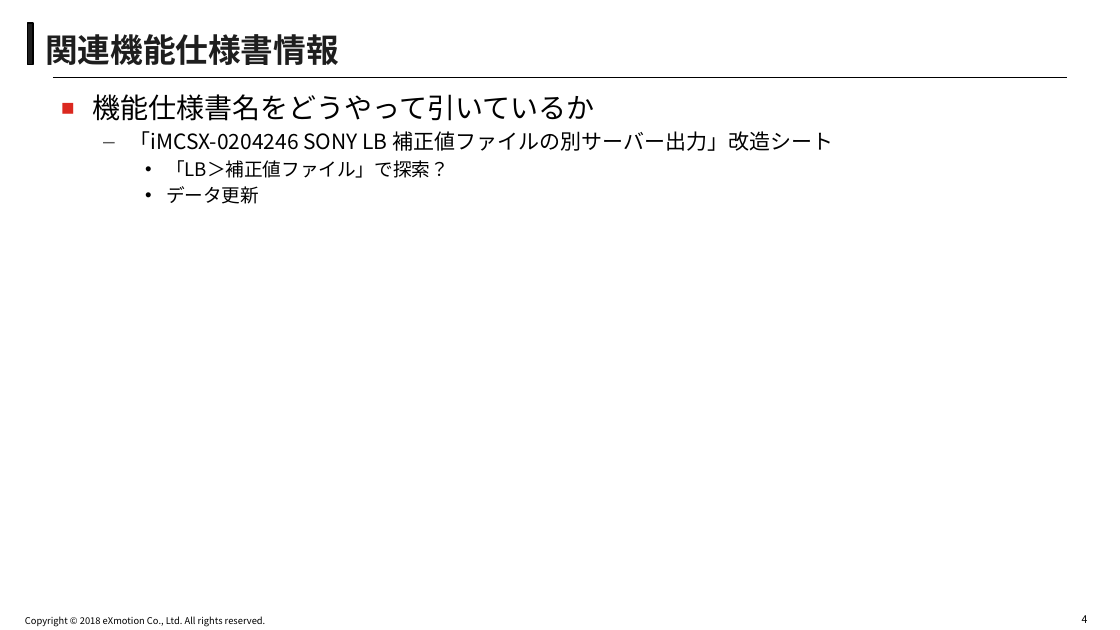
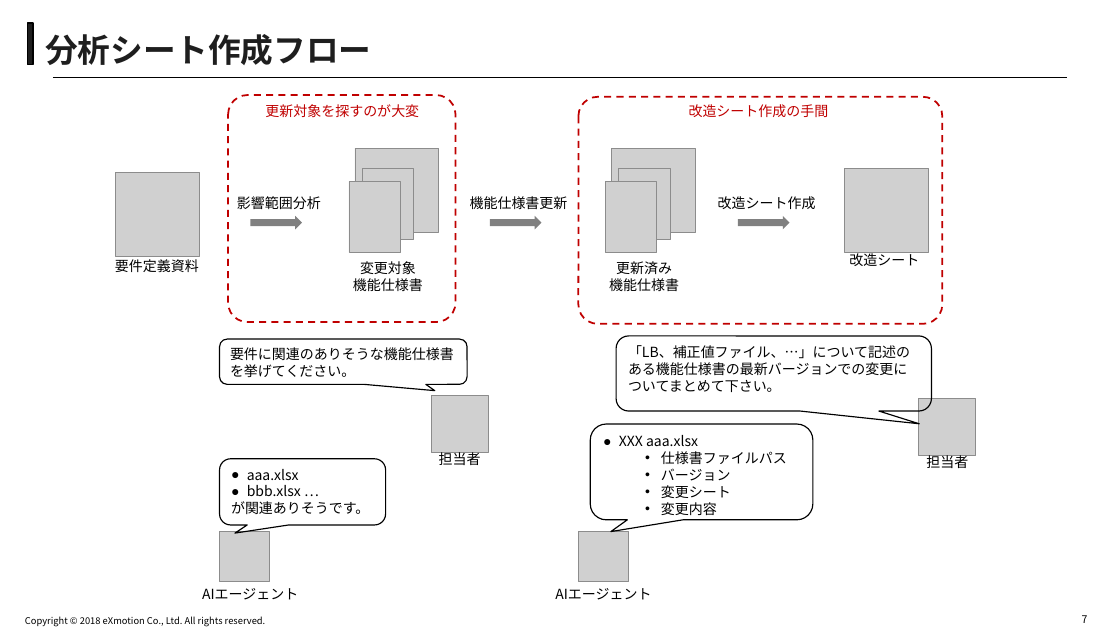
Before and after one commit to akirasueyoshi/nikon_work, a slide deck: slide 7 of 改造シート_exmPC.pptx (slide 4 before the commit). Drawn at 1120x630 pixels with LibreOffice and Linux fonts; fonts in the diff are those of the drawing; grey boxes stand for pictures; background and template pictures are left out. Boxes give left, top, right and bottom in pixels: in the first picture for what was removed or moved away, otherwise in the second. Text is boxed around its words. In the diff, an @@ line names an element or a change of style, - is before the commit and + after.

Commit message:
ファイル更新

```diff
--- a/改造シート_exmPC.pptx
+++ b/改造シート_exmPC.pptx
@@ title at (45, 34, 371, 65): text changed @@
-関連機能仕様書情報
+分析シート作成フロー
@@ text removed at (93, 94, 834, 204) @@
-■ 機能仕様書名をどうやって引いているか
-  – 「iMCSX-0204246 SONY LB 補正値ファイルの別サーバー出力」改造シート
-    • 「LB＞補正値ファイル」で探索？
-    • データ更新
@@ rounded rectangle added at (229, 95, 456, 322), outline #C00000 1.5 pt dashed @@
@@ text added at (265, 104, 419, 117), 12 pt, text #C00000 @@
+更新対象を探すのが大変
@@ rounded rectangle added at (579, 97, 943, 323), outline #C00000 1.5 pt dashed @@
@@ text added at (689, 104, 829, 117), 12 pt, text #C00000 @@
+改造シート作成の手間
@@ picture added at (116, 172, 200, 256) @@
@@ picture added at (845, 169, 929, 253) @@
@@ text added at (237, 196, 321, 209), 12 pt, text #000000 @@
+影響範囲分析
@@ text added at (470, 196, 568, 209), 12 pt, text #000000 @@
+機能仕様書更新
@@ text added at (718, 196, 816, 209), 12 pt, text #000000 @@
+改造シート作成
@@ right arrow added at (250, 216, 302, 229), fill #808080 @@
@@ right arrow added at (490, 216, 541, 229), fill #808080 @@
@@ right arrow added at (739, 216, 790, 229), fill #808080 @@
@@ text added at (115, 259, 199, 272), 12 pt, text #000000 @@
+要件定義資料
@@ group added at (349, 148, 439, 291): 3 pictures, 1 text @@
+変更対象
+機能仕様書
@@ group added at (605, 148, 696, 291): 3 pictures, 1 text @@
+更新済み
+機能仕様書
@@ text added at (849, 252, 919, 266), 12 pt, text #000000 @@
+改造シート
@@ rounded speech box added at (219, 339, 467, 385), outline #000000 1 pt, 12 pt, text #000000 @@
+要件に関連のありそうな機能仕様書を挙げてください。
@@ rounded speech box added at (616, 336, 931, 411), outline #000000 1 pt, 12 pt, text #000000 @@
+「LB、補正値ファイル、…」について記述のある機能仕様書の最新バージョンでの変更についてまとめて下さい。
@@ picture added at (431, 396, 488, 453) @@
@@ picture added at (919, 399, 976, 456) @@
@@ rounded speech box added at (591, 424, 813, 520), outline #000000 1 pt, 12 pt, text #000000 @@
+● XXX aaa.xlsx
+  • 仕様書ファイルパス
+  • バージョン
+  • 変更シート
+  • 変更内容
@@ rounded speech box added at (219, 459, 386, 525), outline #000000 1 pt, 12 pt, text #000000 @@
+● aaa.xlsx
+● bbb.xlsx …
+が関連ありそうです。
@@ text added at (439, 452, 481, 468), 12 pt, text #000000 @@
+担当者
@@ text added at (926, 455, 968, 471), 12 pt, text #000000 @@
+担当者
@@ picture added at (219, 532, 270, 582) @@
@@ picture added at (579, 532, 629, 582) @@
@@ text added at (202, 588, 298, 600), 12 pt, text #000000 @@
+AIエージェント
@@ text added at (555, 588, 651, 600), 12 pt, text #000000 @@
+AIエージェント
@@ page number at (1082, 615, 1088, 623): text changed @@
-4
+7
```
Also in this commit, not shown: 3 other slides changed, 5 slides added, 1 slide removed.
